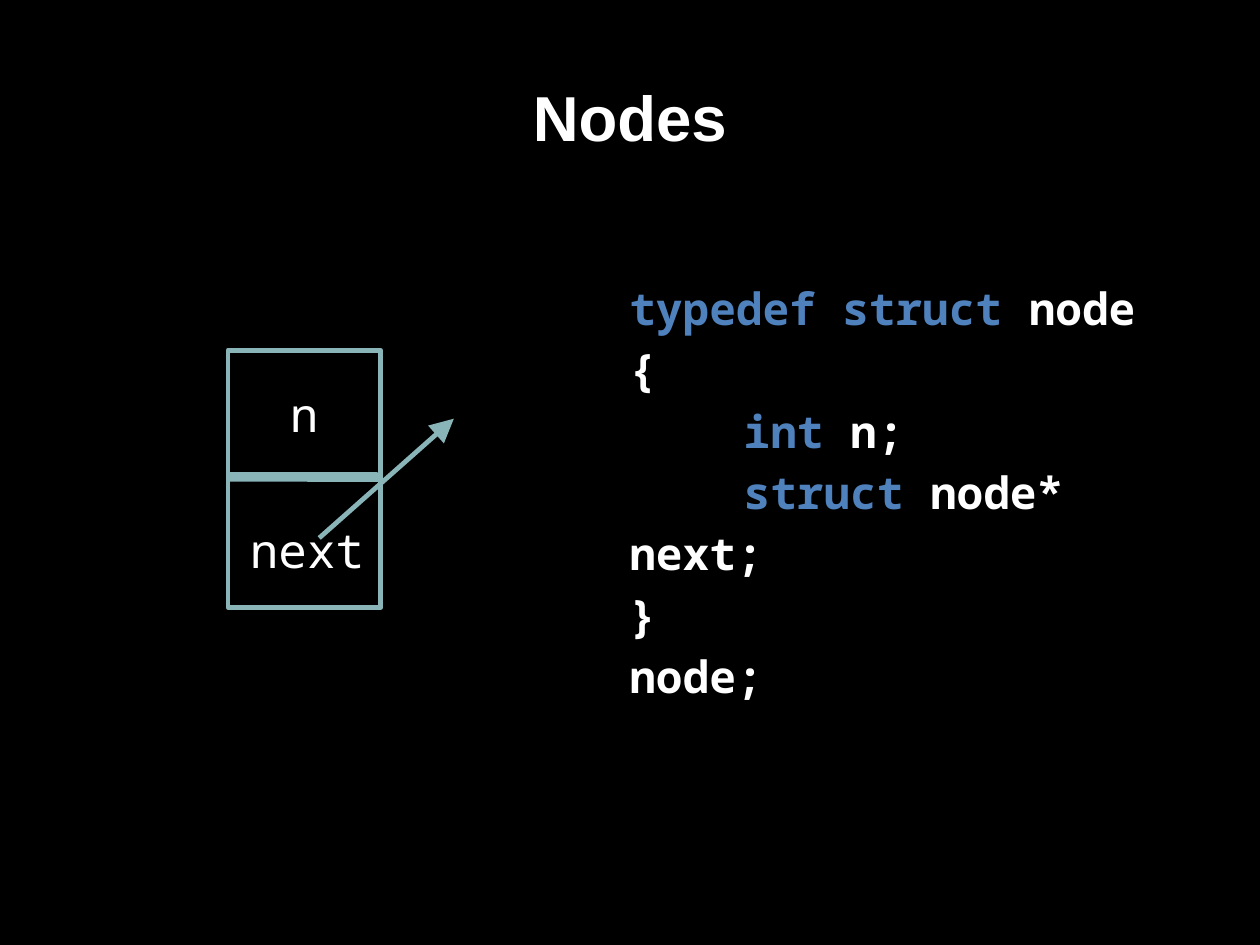
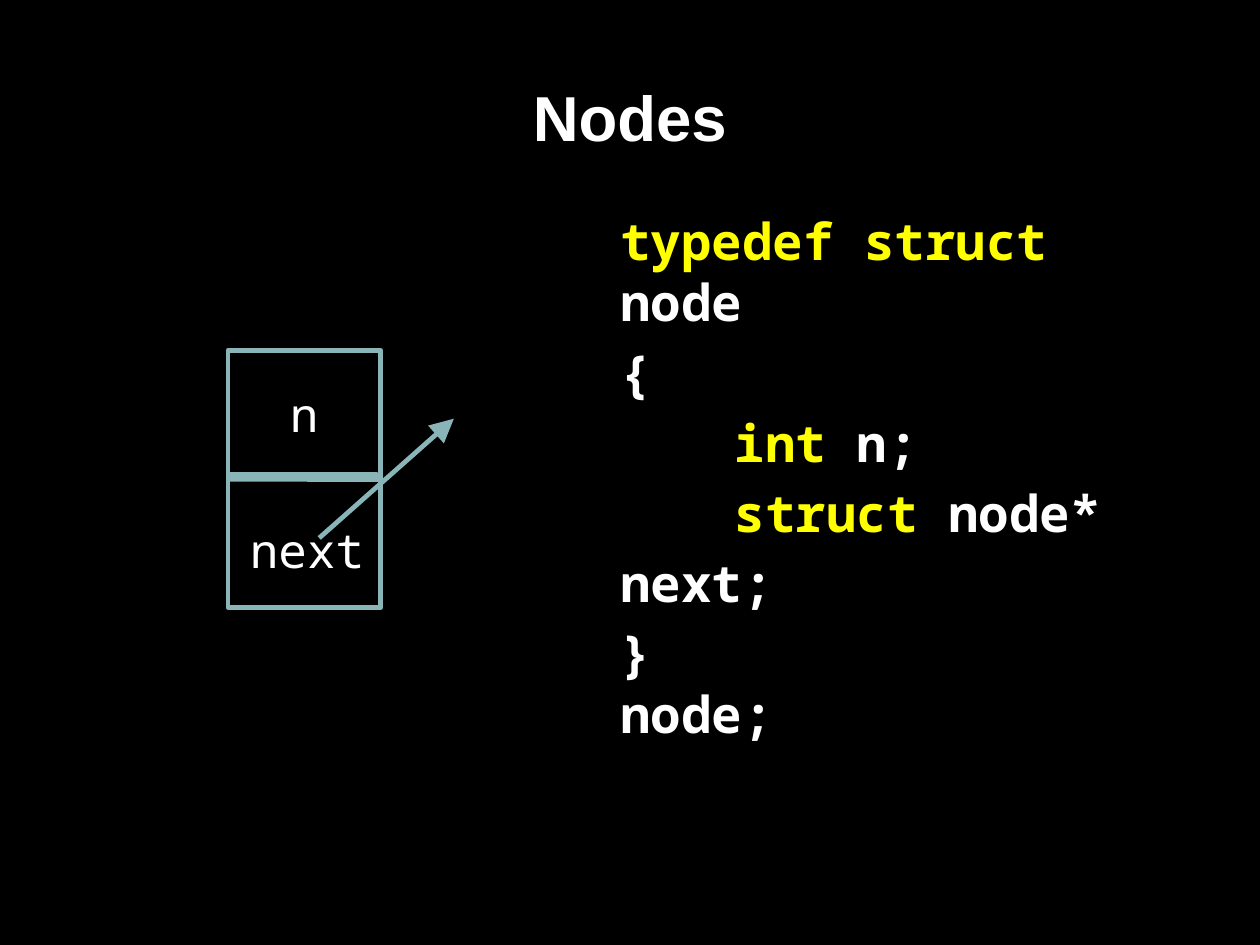
Before and after one commit to bagustris/prokom-tf, a slide deck: slide 6 of prokom7.odp. Drawn at 1260x945 pixels with LibreOffice and Linux fonts; fonts in the diff are those of the drawing. Boxes give left, top, right and bottom in pixels: in the first picture for what was removed or moved away, otherwise in the second. Text is boxed around its words. In the diff, an @@ line names an element or a change of style, - is before the commit and + after.

```diff
--- a/prokom7.odp
+++ b/prokom7.odp
@@ text "typedef struct node" moved from (x1=629, y1=291, x2=1136, y2=700) to (x1=620, y1=221, x2=1100, y2=741) @@
@@ text "typedef struct node" at (x1=620, y1=221, x2=1100, y2=741): size 28 to 32 pt; text colour #4F81BD to #FFFF00 in "typedef struct", "int", "struct"; line spacing 1.15 to 1 @@
```
Also in this commit, not shown: 4 other slides changed.
